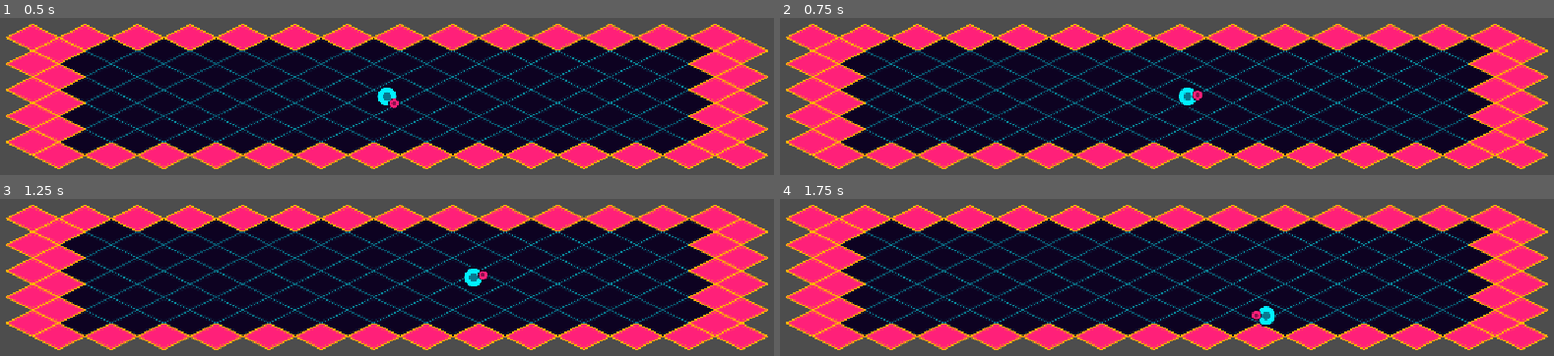
Above: before the commit, frames 1-4 (two rows, left to right).
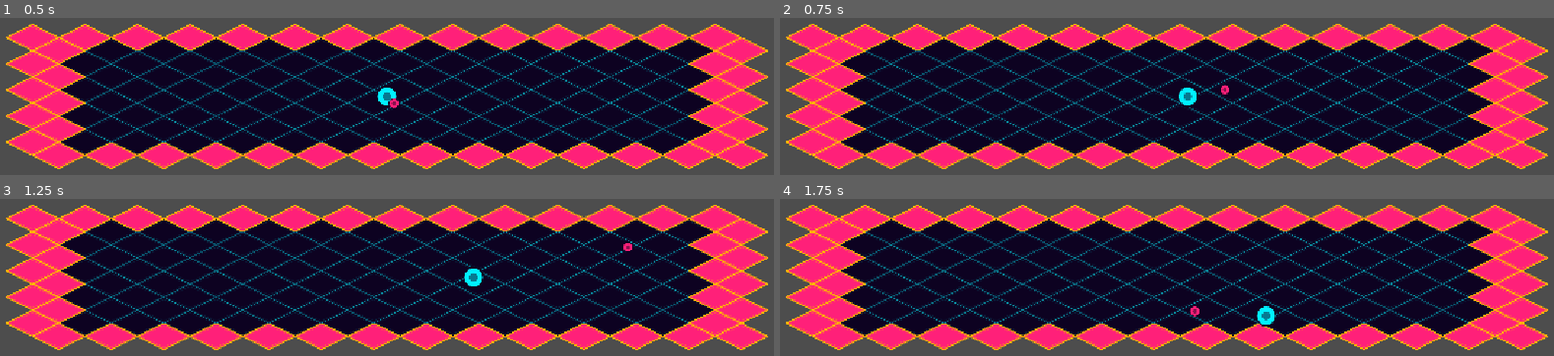
Above: after the commit, the same moments.

Repository: valeroman/Discus-Maximus
Game: Godot game, scene res://levels/test_arena.tscn
Two runs of this game, one before a commit and one after it. Both use one fixed random seed, a clock stepped at 60 frames per second and the inputs below. The project has no main scene, so this scene is started directly.
Inputs (mouse positions are in pixels of both pictures, inside the frame that each line leads up to):
- Up to frame 1 (0.5 s): no input
- Up to frame 2 (0.75 s): tap Enter at 0.5 s; move the mouse to (1337, 74) at 0.52 s; hold D (move_right) from 0.53 s (still down); click (1337, 74) at 0.6 s
- Up to frame 3 (1.25 s): keep holding D (move_right)
- Up to frame 4 (1.75 s): move the mouse to (1012, 299) at 1.27 s; release D (move_right) at 1.28 s; hold S (move_down) from 1.28 s (still down); tap Space (dash) at 1.35 s; click (1012, 299) at 1.55 s

Frame 1 is identical in both runs. In frame 2, 0.1% of the frame differs, in the area x 53-59%, y 42-53%; in frame 3, 0.1%; in frame 4, 0.1%, in the area x 52-63%, y 68-78%.

Commit message:
feat: Update tasks and implement disc throwing mechanics with state management

Diff:
--- a/entities/disc/disc.gd
+++ b/entities/disc/disc.gd
@@ -13,6 +13,7 @@
 func throw(direction: Vector2) -> void:
 	var origin := global_position
 	reparent(get_tree().current_scene, false)
+	global_position = origin
 	state = State.FLYING
 	velocity = direction.normalized() * stats.fly_speed
 	EventBus.disc_thrown.emit(origin, direction)
--- a/entities/player/player.gd
+++ b/entities/player/player.gd
@@ -44,3 +44,8 @@
 		sprite.modulate.a = 1.0 if int(elapsed / 0.05) % 2 == 0 else 0.4
 
 	shield_pivot.rotation = (get_global_mouse_position() - global_position).angle()
+
+	if Input.is_action_just_pressed("throw") and has_disc:
+		var direction := (get_global_mouse_position() - global_position).normalized()
+		disc.throw(direction)
+		has_disc = false
Not shown, added: assets/disc/disc_placeholder.svg.import
Not shown, added: entities/disc/disc.gd.uid
Not shown, added: entities/disc/disc_stats.gd.uid
Not shown, changed: docs/tasks.md
